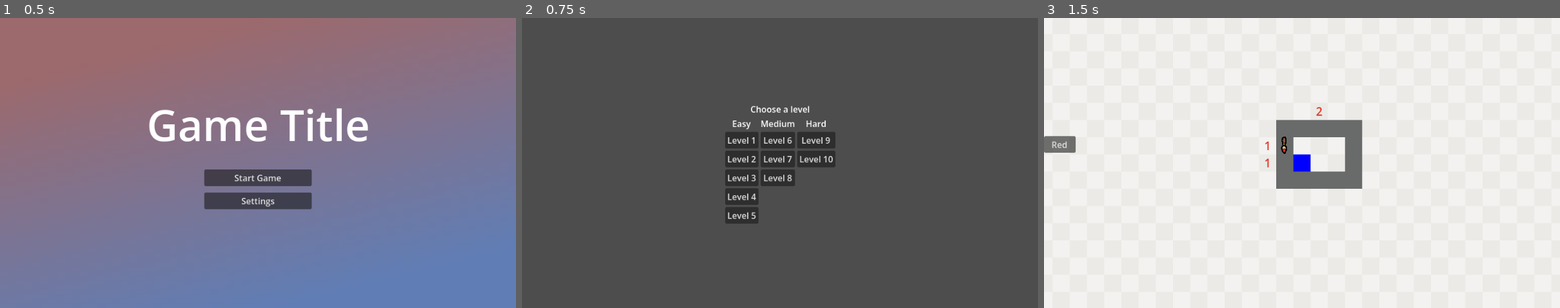
Above: before the commit, frames 1-3 (left to right).
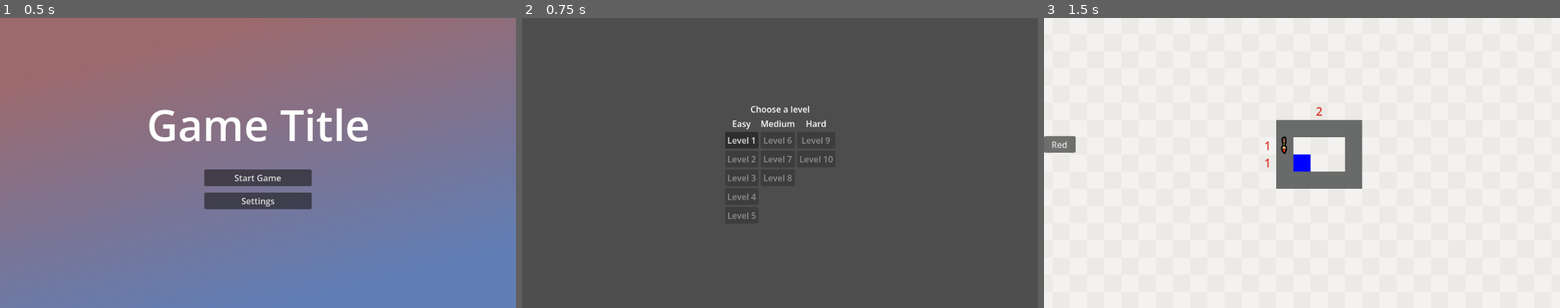
Above: after the commit, the same moments.

Repository: btoosey/Godot-Wild-Jam-99
Game: Godot game, scene res://scenes/main/main.tscn
The game is run twice, just before and just after one commit, with the same random seed, the same clock (stepped at 60 frames per second) and the same inputs.
Inputs:
- Up to frame 1 (0.5 s): no input
- Up to frame 2 (0.75 s): click "Start Game" at 0.5 s
- Up to frame 3 (1.5 s): click "Level 1" at 1.25 s

Frame 1 is identical in both runs. In frame 2, 0.4% of the frame differs, in the area x 39-61%, y 41-70%; in frame 3, nothing differs.

Commit message:
ADD: unlock level after previous is completed

Diff:
--- a/project.godot
+++ b/project.godot
@@ -24,6 +24,7 @@
 MusicPlayer="*uid://ce6uxo2bx2kww"
 SFXPlayer="*uid://7bbx2pt64iwa"
 Colours="*uid://tf2eu50armgk"
+PlayerProgress="*uid://dgl7vq4avg84k"
 
 [display]
 
--- a/scenes/main/main.tscn
+++ b/scenes/main/main.tscn
@@ -148,24 +148,28 @@
 
 [node name="Level 2" type="Button" parent="LevelSelect/Levels/Difficulties/Easy/EasyLevels" unique_id=341662506]
 layout_mode = 2
+disabled = true
 text = "Level 2"
 script = ExtResource("7_b1x3f")
 level_scene = ExtResource("10_raeie")
 
 [node name="Level 3" type="Button" parent="LevelSelect/Levels/Difficulties/Easy/EasyLevels" unique_id=1515643934]
 layout_mode = 2
+disabled = true
 text = "Level 3"
 script = ExtResource("7_b1x3f")
 level_scene = ExtResource("11_hxu8e")
 
 [node name="Level 4" type="Button" parent="LevelSelect/Levels/Difficulties/Easy/EasyLevels" unique_id=1539580581]
 layout_mode = 2
+disabled = true
 text = "Level 4"
 script = ExtResource("7_b1x3f")
 level_scene = ExtResource("12_nvumn")
 
 [node name="Level 5" type="Button" parent="LevelSelect/Levels/Difficulties/Easy/EasyLevels" unique_id=881757263]
 layout_mode = 2
+disabled = true
 text = "Level 5"
 script = ExtResource("7_b1x3f")
 level_scene = ExtResource("13_ou6is")
@@ -183,18 +187,21 @@
 
 [node name="Level 6" type="Button" parent="LevelSelect/Levels/Difficulties/Medium/MediumLevels" unique_id=1261150055]
 layout_mode = 2
+disabled = true
 text = "Level 6"
 script = ExtResource("7_b1x3f")
 level_scene = ExtResource("14_hxu8e")
 
 [node name="Level 7" type="Button" parent="LevelSelect/Levels/Difficulties/Medium/MediumLevels" unique_id=2037730415]
 layout_mode = 2
+disabled = true
 text = "Level 7"
 script = ExtResource("7_b1x3f")
 level_scene = ExtResource("15_nvumn")
 
 [node name="Level 8" type="Button" parent="LevelSelect/Levels/Difficulties/Medium/MediumLevels" unique_id=24334151]
 layout_mode = 2
+disabled = true
 text = "Level 8"
 script = ExtResource("7_b1x3f")
 level_scene = ExtResource("16_ou6is")
@@ -212,12 +219,14 @@
 
 [node name="Level 9" type="Button" parent="LevelSelect/Levels/Difficulties/Hard/HardLevels" unique_id=385476995]
 layout_mode = 2
+disabled = true
 text = "Level 9"
 script = ExtResource("7_b1x3f")
 level_scene = ExtResource("17_necax")
 
 [node name="Level 10" type="Button" parent="LevelSelect/Levels/Difficulties/Hard/HardLevels" unique_id=1319683555]
 layout_mode = 2
+disabled = true
 text = "Level 10"
 script = ExtResource("7_b1x3f")
 level_scene = ExtResource("18_r4lks")
--- /dev/null
+++ b/scripts/globals/player_progress.gd
@@ -0,0 +1,8 @@
+extends Node
+
+
+var highest_unlocked: int = 0
+
+
+func increment_highest_unlocked() -> void:
+	highest_unlocked += 1
--- a/scripts/state_machines/game_state_machine/game_states/level_select_state.gd
+++ b/scripts/state_machines/game_state_machine/game_states/level_select_state.gd
@@ -4,6 +4,7 @@
 
 
 func enter() -> void:
+	level_select.unlock_up_to_current()
 	level_select.show()
 
 
--- a/scripts/ui/game_ui/level_victory_menu/level_victory_ui.gd
+++ b/scripts/ui/game_ui/level_victory_menu/level_victory_ui.gd
@@ -26,6 +26,7 @@
 		blockers.hide()
 		var tween := create_tween()
 		tween.tween_property(walls, "modulate:a", 0.0, 1)
+		PlayerProgress.increment_highest_unlocked()
 
 
 func _on_level_select_button_pressed() -> void:
--- a/scripts/ui/level_select_menu/level_select.gd
+++ b/scripts/ui/level_select_menu/level_select.gd
@@ -7,9 +7,10 @@
 @onready var medium_levels: VBoxContainer = $Levels/Difficulties/Medium/MediumLevels
 @onready var hard_levels: VBoxContainer = $Levels/Difficulties/Hard/HardLevels
 
+var levels = []
+
 
 func _ready() -> void:
-	var levels = []
 	for btn in easy_levels.get_children():
 		levels.append(btn)
 	for btn in medium_levels.get_children():
@@ -25,3 +26,9 @@
 	level_loader_reloader.level_scene = level_scene
 	level_loader_reloader.instantiate_level()
 	game_state_machine._on_transition_requested(game_state_machine.current_state, GameState.State.PLAY)
+
+
+func unlock_up_to_current() -> void:
+	for i in levels.size():
+		if i <= PlayerProgress.highest_unlocked:
+			levels[i].disabled = false
Not shown, added: scripts/globals/player_progress.gd.uid
